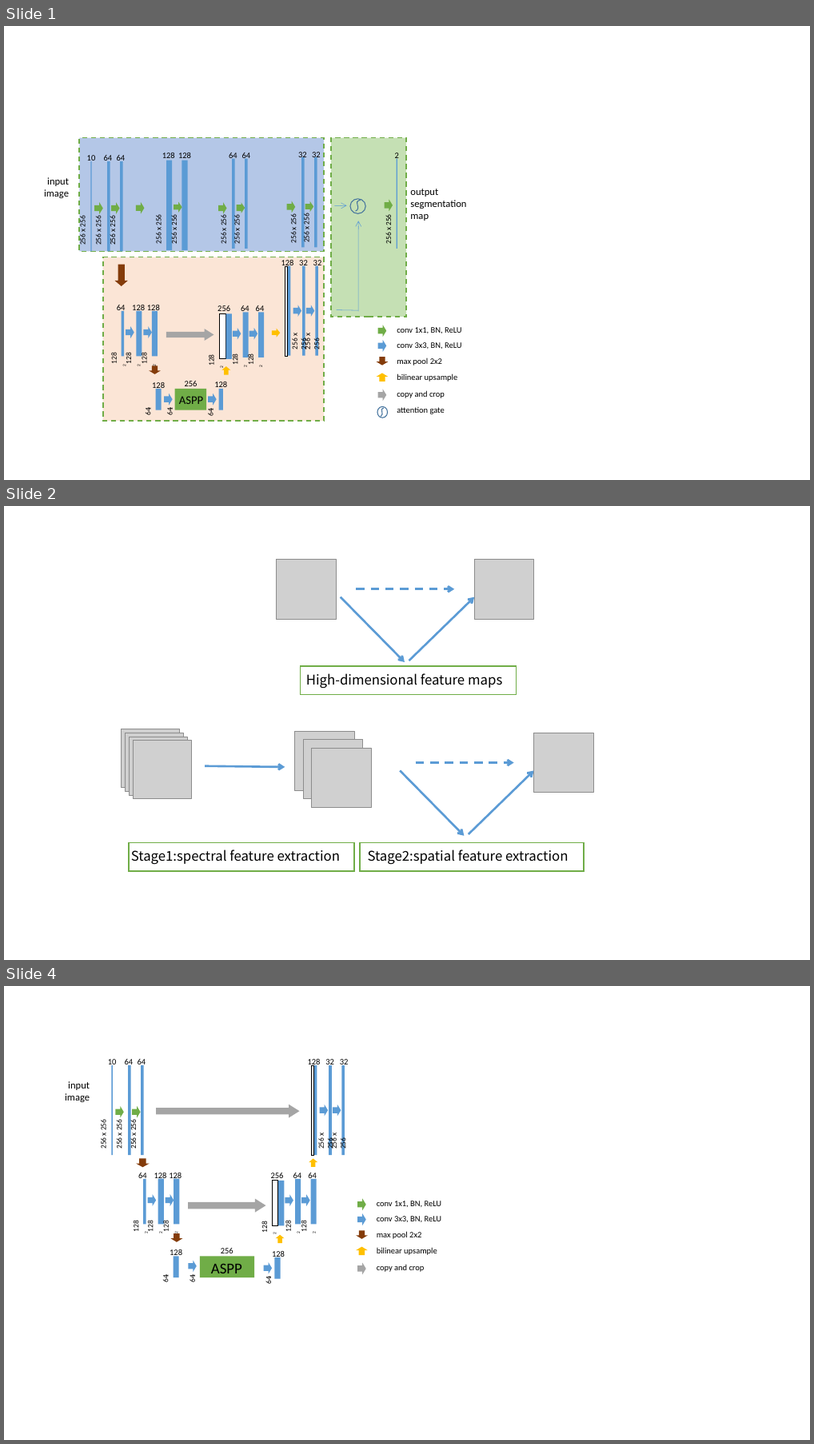
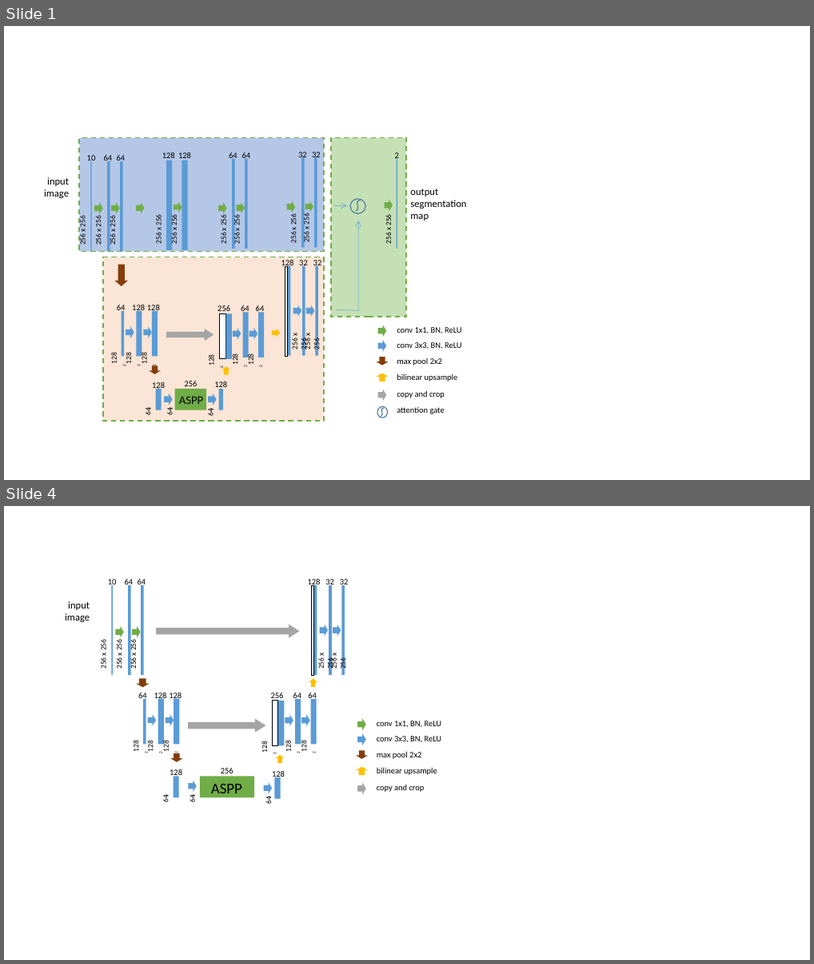
Before and after one commit to W-void/landsat0, a slide deck: pic/模型图.pptx. Shown one above the other, each under a label of ours: slides 1, 2 and 4 before the commit, slides 1 and 4 after it; the slides between them are not shown. The pictures are 814x1444 and 814x964 pixels, drawn with LibreOffice and Linux fonts; fonts in the diff are those of the drawing; grey boxes stand for pictures. Boxes give left, top, right and bottom in pixels: in the first picture for what was removed or moved away, otherwise in the second. Text is boxed around its words. In the diff, an @@ line names an element or a change of style, - is before the commit and + after.

```diff
--- a/pic/模型图.pptx
+++ b/pic/模型图.pptx
@@ slide 2 removed at (4, 506, 810, 960), background #FFFFFF @@
@@ picture removed at (277, 560, 336, 619) @@
@@ picture removed at (474, 560, 534, 619) @@
@@ arrow removed from (341, 596) to (405, 662) @@
@@ arrow removed from (356, 589) to (454, 589) @@
@@ arrow removed from (410, 660) to (474, 596) @@
@@ rectangle removed at (301, 666, 517, 695) @@
@@ text removed at (306, 673, 502, 688) @@
-High-dimensional feature maps
@@ group removed at (122, 728, 191, 799): 4 pictures @@
@@ picture removed at (295, 731, 354, 790) @@
@@ picture removed at (303, 740, 362, 799) @@
@@ picture removed at (534, 733, 594, 792) @@
@@ arrow removed from (205, 766) to (286, 767) @@
@@ picture removed at (312, 748, 371, 807) @@
@@ arrow removed from (416, 763) to (514, 763) @@
@@ arrow removed from (400, 770) to (464, 836) @@
@@ arrow removed from (469, 834) to (534, 770) @@
@@ rectangle removed at (130, 842, 355, 871) @@
@@ text removed at (131, 849, 341, 864) @@
-Stage1:spectral feature extraction
@@ rectangle removed at (360, 842, 584, 871) @@
@@ text removed at (368, 849, 568, 864) @@
-Stage2:spatial feature extraction
```
Also in this commit, not shown: 4 slides changed, 2 slides added, 1 other slide removed, 34 other files.
